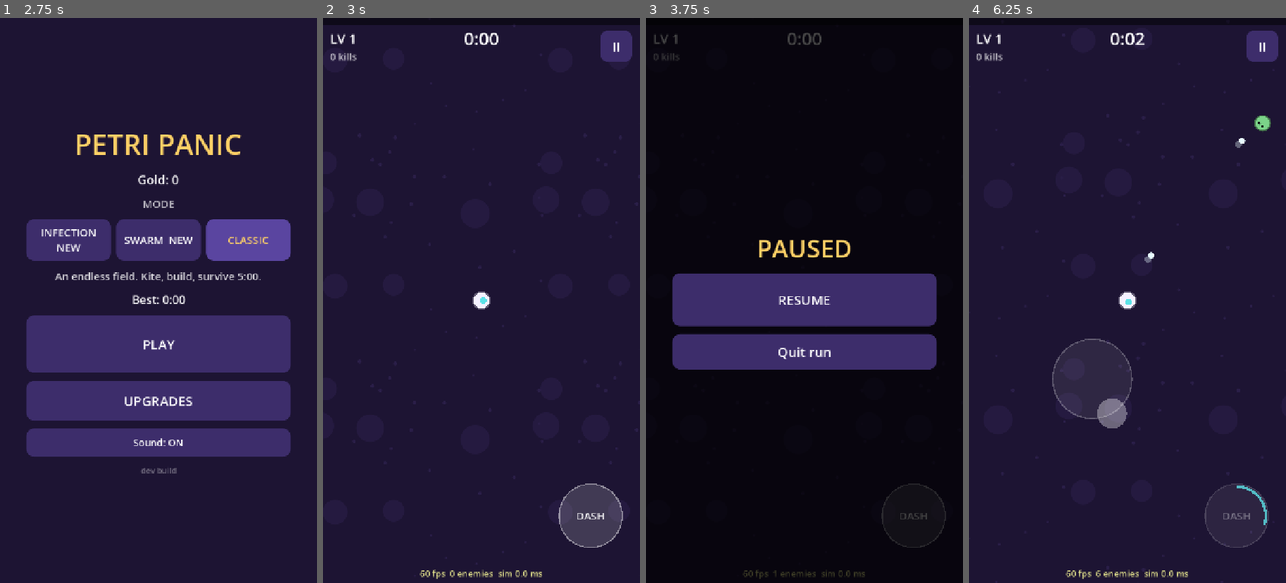
Above: before the commit, frames 1-4 (left to right).
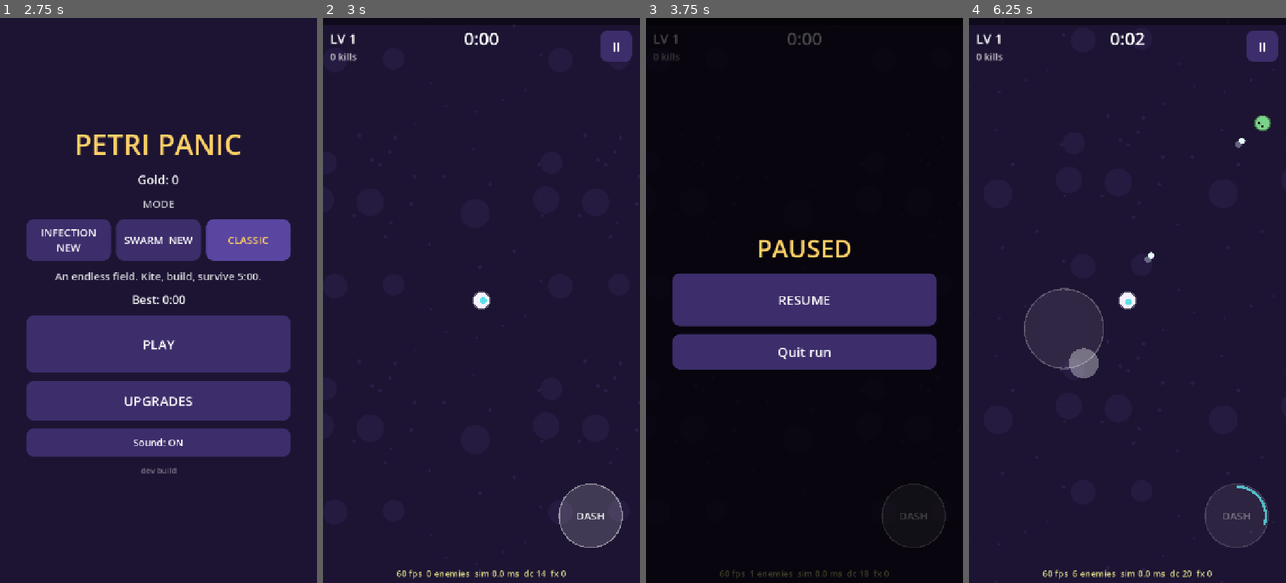
Above: after the commit, the same moments.

Repository: yousufkamran222-code/survivor-lite
Game: Godot game, scene res://scenes/main.tscn
The game is run twice, just before and just after one commit, with the same random seed, the same clock (stepped at 60 frames per second) and the same inputs.
Inputs (mouse positions are in pixels of both pictures, inside the frame that each line leads up to):
- Up to frame 1 (2.75 s): click "CLASSIC" at 0.5 s; click "CLASSIC" at 1.25 s; click "CLASSIC" at 2 s
- Up to frame 2 (3 s): click "PLAY" at 2.75 s
- Up to frame 3 (3.75 s): click "II" at 3.5 s
- Up to frame 4 (6.25 s): click "RESUME" at 4.25 s; tap Enter at 5 s; move the mouse to (1197, 272) at 5.02 s; hold D 5.03-5.75 s; click (1197, 272) at 5.17 s; tap Space at 5.27 s; drag from (1064, 328) to (1111, 413) at 5.77 s

Frame 1 is identical in both runs. In frame 2, 0.4% of the frame differs, in the area x 23-77%, y 97-100%; in frame 3, 0.2%; in frame 4, 1.5%, in the area x 17-77%, y 47-100%.

Commit message:
Playtest fixes: Swarm nerf, effect frame spikes, locked joystick
- Swarm was "untouchable": ally HP x3 -> x2, damage x2 -> x1.5, feed cap
  +150% -> +75%, feed heal 15% -> 8%, Swarm XP curve (linear 4, quad
  0.16). Bot 3x8: win ~54% -> ~42%, p50 5:00 -> 3:24-5:00
- Frame spikes at ~80 enemies came from rendering, not the sim (0.58 ms
  per step fully loaded): big translucent ring fills (Fever Spike, vacuum,
  bomb) now draw outline only; damage numbers capped 24 -> 12. Perf
  readout adds draw calls and live effects; bench --loaded stress build
- Joystick base stays where you first touch (juice.stick_follow toggles
  the old drag-along base); knob clamps to the rim

Co-Authored-By: Claude Opus 5.5 <noreply@anthropic.com>
Claude-Session: https://claude.ai/code/session_01Gsp3VrdU7sVdzp55Yo9yYo

Diff:
--- a/data/balance.json
+++ b/data/balance.json
@@ -40,8 +40,8 @@
     "enabled": false,
     "base_chance": 0.09,
     "max_allies": 12,
-    "ally_hp_mult": 3.0,
-    "ally_damage_mult": 2.0,
+    "ally_hp_mult": 2.0,
+    "ally_damage_mult": 1.5,
     "ally_speed_mult": 1.6,
     "ally_lifetime_s": 40,
     "ring_radius": 80,
@@ -50,8 +50,8 @@
     "ring_spin": 0.6,
     "teleport_distance": 500,
     "feed_power": 0.06,
-    "feed_power_max": 1.5,
-    "feed_heal_frac": 0.15,
+    "feed_power_max": 0.75,
+    "feed_heal_frac": 0.08,
     "tick_s": 0.25,
     "ally_shot_speed": 520,
     "ally_shot_range": 420
@@ -104,7 +104,7 @@
     "max_projectiles": 220,
     "max_enemy_shots": 120,
     "max_effects": 140,
-    "max_damage_numbers": 24,
+    "max_damage_numbers": 12,
     "despawn_distance": 1300,
     "spawn_min_distance": 760,
     "spawn_max_distance": 860,
@@ -128,6 +128,7 @@
     "levelup_input_delay_s": 0.35,
     "stick_radius": 90,
     "stick_deadzone": 0.12,
+    "stick_follow": false,
     "dash_button_radius": 72,
     "dash_button_margin": 40,
     "shake_bomb": 18,
--- a/data/modes.json
+++ b/data/modes.json
@@ -4,7 +4,7 @@
    "overrides": {"territory": {"enabled": true}, "xp": {"linear": 4, "quad": 0.17}}},
   {"id": "swarm", "name": "Swarm", "tag": "NEW",
    "desc": "Kills can convert germs into your allies. Grow an army that fights for you.",
-   "overrides": {"territory": {"enabled": false}, "conversion": {"enabled": true}}},
+   "overrides": {"territory": {"enabled": false}, "conversion": {"enabled": true}, "xp": {"linear": 4, "quad": 0.16}}},
   {"id": "classic", "name": "Classic", "tag": "",
    "desc": "An endless field. Kite, build, survive 5:00.",
    "overrides": {"territory": {"enabled": false}}}
--- a/scripts/game/main.gd
+++ b/scripts/game/main.gd
@@ -101,10 +101,12 @@
 			hud.stick_active = false
 	elif event is InputEventScreenDrag and event.index == _touch_index:
 		hud.stick_pos = event.position
-		# Floating stick: the base follows the finger past the rim.
-		var off: Vector2 = hud.stick_pos - hud.stick_origin
-		if off.length() > hud.stick_radius:
-			hud.stick_origin = hud.stick_pos - off.normalized() * hud.stick_radius
+		# The base appears where you touch and stays put while you hold
+		# (juice.stick_follow = true restores the old drag-along base).
+		if bal.juice.get("stick_follow", false):
+			var off: Vector2 = hud.stick_pos - hud.stick_origin
+			if off.length() > hud.stick_radius:
+				hud.stick_origin = hud.stick_pos - off.normalized() * hud.stick_radius
 
 
 func _move_input() -> Vector2:
@@ -152,6 +154,7 @@
 	world.step(minf(delta, MAX_STEP_DT), _move_input())
 	hud.sim_ms = lerpf(hud.sim_ms, (Time.get_ticks_usec() - t0) / 1000.0, 0.1)
 	hud.cam_pos = view.cam.position
+	hud.fx_count = view.fx.size()
 	_handle_events(world.events)
 	view.consume(world.events)
 	world.events.clear()
--- a/scripts/game/world_view.gd
+++ b/scripts/game/world_view.gd
@@ -337,7 +337,11 @@
 		match f.kind:
 			"ring":
 				var c: Color = f.get("color", pal.nova)
-				ci.draw_circle(f.pos, f.r * (0.4 + 0.6 * k), Color(c, 0.18 * (1.0 - k)))
+				# Translucent fills are only for small rings: a big one (Fever
+				# Spike, vacuum, bomb) covers the screen and costs phones a lot
+				# of fill rate, which showed up as frame-time spikes.
+				if f.r < 160.0:
+					ci.draw_circle(f.pos, f.r * (0.4 + 0.6 * k), Color(c, 0.18 * (1.0 - k)))
 				ci.draw_arc(f.pos, f.r * (0.4 + 0.6 * k), 0, TAU, 40, Color(c, 0.9 * (1.0 - k)), 5.0)
 			"chain":
 				var pts: PackedVector2Array = f.points
--- a/scripts/ui/hud_overlay.gd
+++ b/scripts/ui/hud_overlay.gd
@@ -13,6 +13,7 @@
 var stick_radius := 90.0
 var show_perf := false
 var sim_ms := 0.0
+var fx_count := 0
 var cam_pos := Vector2.ZERO  # world position at the screen centre
 var dash_radius := 72.0
 var dash_margin := 40.0
@@ -97,13 +98,14 @@
 		ty += 52.0
 	# Perf readout for playtests (balance.json debug.show_perf).
 	if show_perf:
-		var txt := "%d fps  %d enemies  sim %.1f ms" % [Engine.get_frames_per_second(), world.enemy_count(), sim_ms]
+		var txt := "%d fps  %d enemies  sim %.1f ms  dc %d  fx %d" % [Engine.get_frames_per_second(), world.enemy_count(), sim_ms, int(Performance.get_monitor(Performance.RENDER_TOTAL_DRAW_CALLS_IN_FRAME)), fx_count]
 		draw_string(font, Vector2(0, size.y - 14), txt, HORIZONTAL_ALIGNMENT_CENTER, w, 20, Color(1, 1, 0.6, 0.85))
 	# Floating joystick.
 	if stick_active:
 		draw_circle(stick_origin, stick_radius, Color(1, 1, 1, 0.08))
 		draw_arc(stick_origin, stick_radius, 0, TAU, 48, Color(1, 1, 1, 0.25), 3.0)
-		draw_circle(stick_pos, 34, Color(1, 1, 1, 0.35))
+		var knob := stick_origin + (stick_pos - stick_origin).limit_length(stick_radius)
+		draw_circle(knob, 34, Color(1, 1, 1, 0.35))
 
 
 ## Arrows at the screen edge pointing to off-screen chests, elites and boss.
--- a/tools/sim/bench.gd
+++ b/tools/sim/bench.gd
@@ -2,7 +2,7 @@
 ## Performance benchmark for World.step: plays a "kiting" run (player keeps
 ## running, so enemies pile up behind) and reports the time per subsystem.
 ##
-## Usage: godot --headless --path . -s res://tools/sim/bench.gd -- [--seconds 200] [--mode swarm]
+## Usage: godot --headless --path . -s res://tools/sim/bench.gd -- [--seconds 200] [--mode swarm] [--loaded]
 
 const DT := 1.0 / 60.0
 
@@ -18,6 +18,14 @@
 	if mi >= 0 and mi + 1 < args.size():
 		mode = args[mi + 1]
 	var w := World.new(GameData.apply_mode(GameData.load_all(), mode), 7)
+	var events_seen := 0
+	if args.has("--loaded"):
+		# Late-game stress: every weapon maxed and evolved, passives up.
+		for u in w.upgrade_list:
+			w.owned[u.id] = Upgrades.max_level(u)
+		for wid in w.evolution_defs:
+			w.evolved[wid] = w.evolution_defs[wid].id
+		w._recompute_stats()
 	var parts := ["spawn", "grid", "enemies", "weapons", "bullets", "shots", "dead", "contact", "gems"]
 	var cost := {}
 	for p in parts:
@@ -48,6 +56,7 @@
 		if w.pending_levelups > 0 and w.state == "playing":
 			w._open_levelup()
 		w.p_hp = w.p_max_hp  # immortal: we want peak density, not a death
+		events_seen += w.events.size()
 		w.events.clear()
 		var ts := [t1, t2, t3, t4, t5, t6, t7, t8, t9, t10]
 		for k in parts.size():
@@ -61,4 +70,5 @@
 	print("avg step: %.3f ms   avg step with 150+ enemies: %.3f ms (%d steps)" % [total / 1000.0 / steps, dense_us / 1000.0 / maxi(dense_steps, 1), dense_steps])
 	for p in parts:
 		print("  %-8s %6.3f ms/step" % [p, cost[p] / 1000.0 / steps])
+	print("  events/step %.1f  bullets at end %d" % [float(events_seen) / steps, w.b_pos.size()])
 	quit(0)
Not shown, changed: docs/PIPELINE.md
